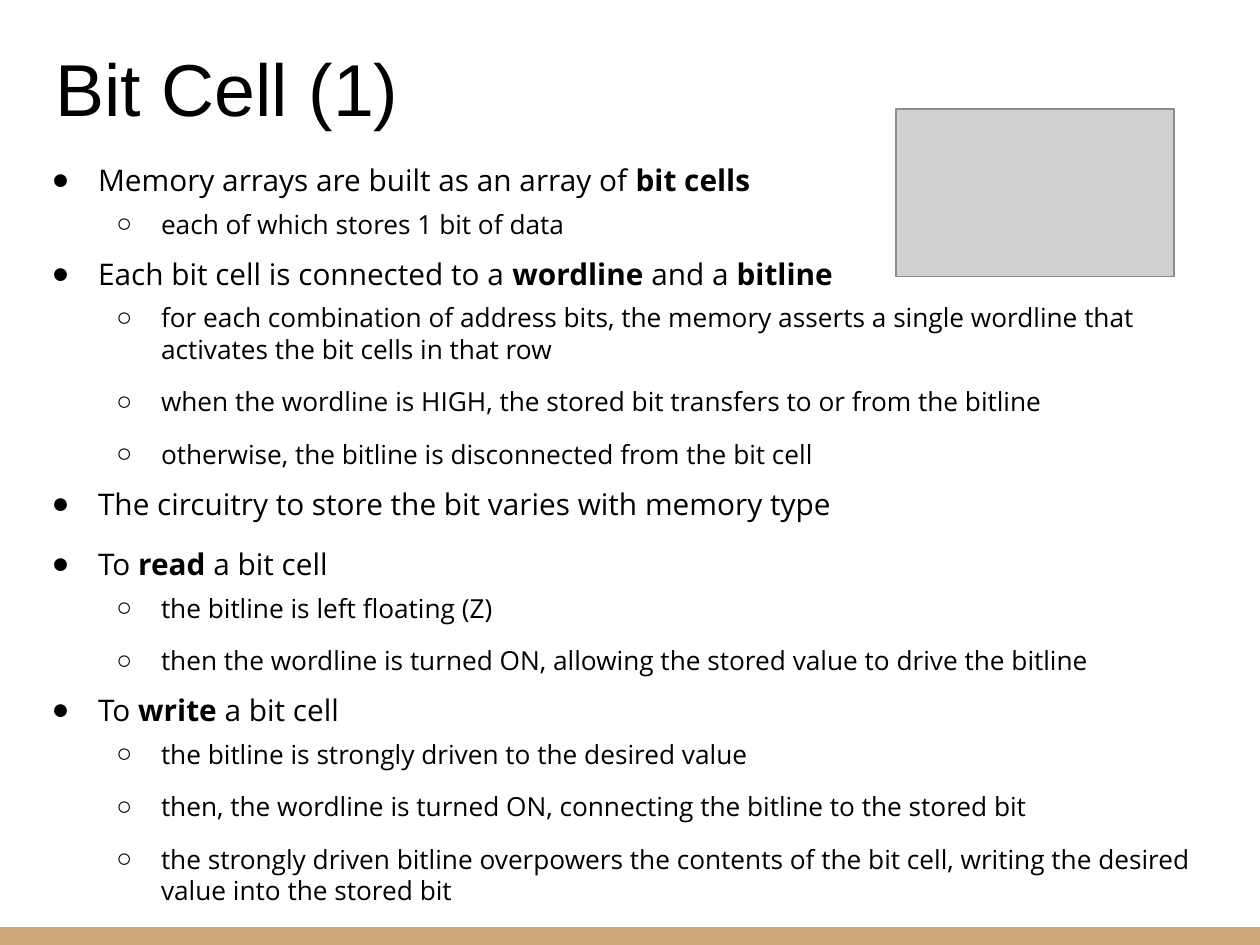
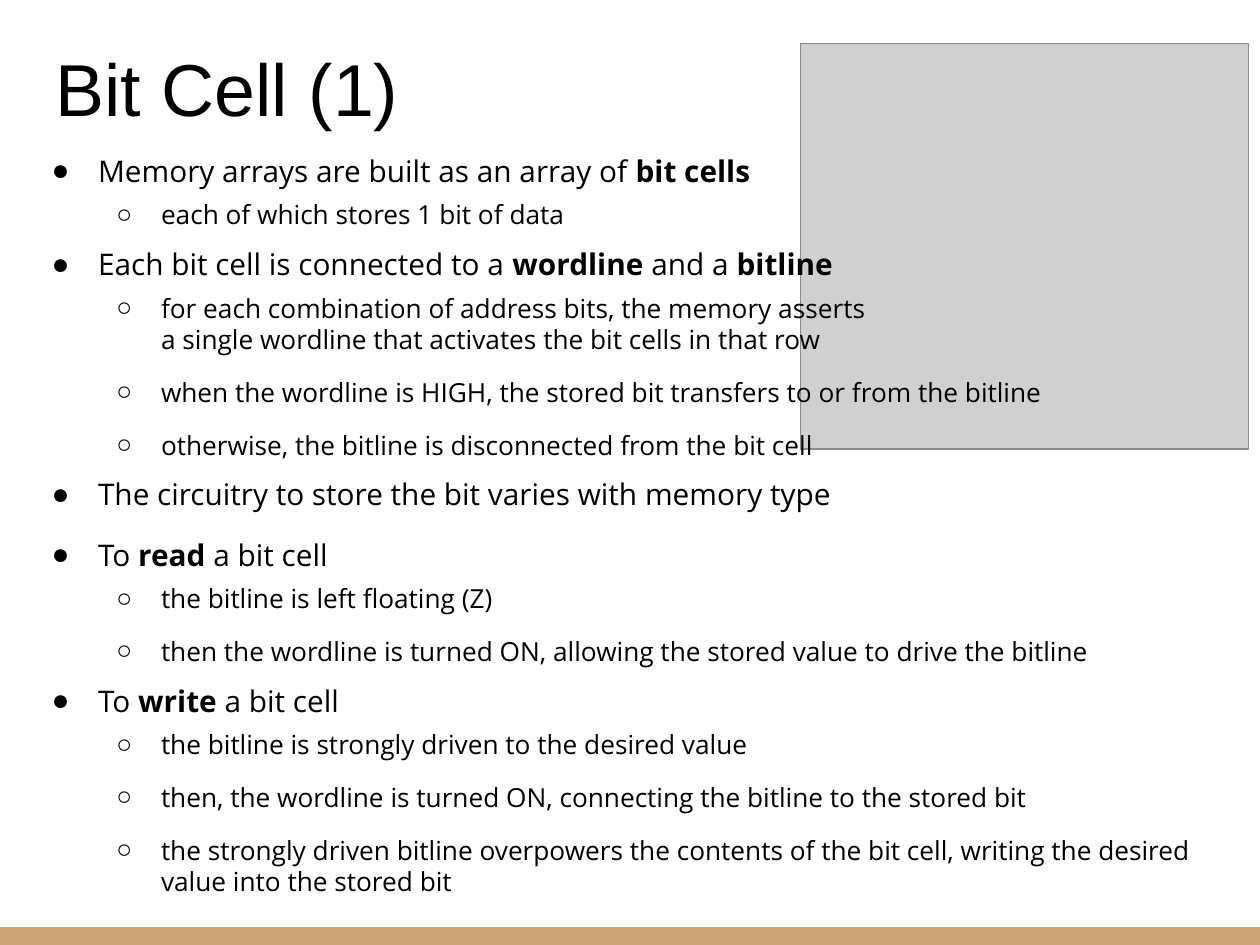
Before and after one commit to riccardoberta/esd, a slide deck: slide 12 of 10 - Sequential Building Blocks/10 - Sequential Building Blocks.pptx. Drawn at 1260x945 pixels with LibreOffice and Linux fonts; fonts in the diff are those of the drawing; grey boxes stand for pictures. Boxes give left, top, right and bottom in pixels: in the first picture for what was removed or moved away, otherwise in the second. Text is boxed around its words. In the diff, an @@ line names an element or a change of style, - is before the commit and + after.

```diff
--- a/10 - Sequential Building Blocks/10 - Sequential Building Blocks.pptx
+++ b/10 - Sequential Building Blocks/10 - Sequential Building Blocks.pptx
@@ picture added at [800, 43, 1249, 449] @@
@@ picture removed at [896, 108, 1174, 276] @@
@@ text "Memory arrays are built as ...": place and size @@
-text "Memory arrays are built as ..." at [98, 168, 1189, 901]
+text "Memory arrays are built as ..." at [98, 159, 1189, 892]
```
Also in this commit, not shown: 19 other slides changed, 1 slide added, 2 slides removed, 20 other files.
